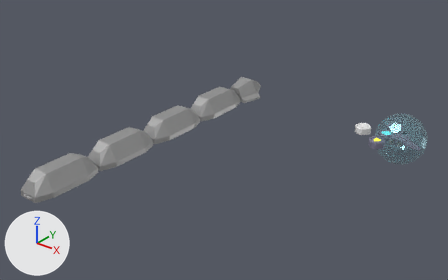
Renders of the Blender file Art/coreship.blend from each side of a commit.
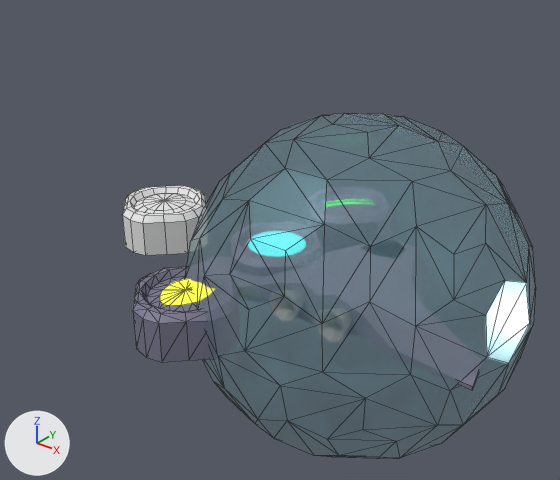
Old and new are each drawn whole from a 50 mm camera at (41.0, -105.9, 52.2) aimed at (-23.1, -25.8, 2.5) and again close up from a 50 mm camera at (10.6, -16.9, 11.1) aimed at (-2.1, -1.0, 1.2). The lights are fixed; the arrows at lower left show +X, +Y and +Z. The close-ups show mesh edges as thin lines.

The older version as bpy lines, for what is in view:
```python
me_cube = bpy.data.meshes.new('Cube')
me_cube.from_pydata(...)  # 129 vertices, 126 faces, 1 loose edge; spans x -4.79..4.79, y -2.5..3.5, z -0.7..0.8
me_cube.polygons.foreach_set('use_smooth', [True] * 126)
# faces by material slot: [52, 66, 8]
me_cube.materials.append(mat_hull)  # grey #817f96
me_cube.materials.append(mat_metal)  # grey #b8b8b8
me_cube.materials.append(mat_glass)  # dark blue #0d132e
me_cube_010 = bpy.data.meshes.new('Cube.010')
me_cube_010.from_pydata(...)  # 98 vertices, 114 faces; spans x -1.6..1.6, y -1.6..1.6, z -0.84..0.56
me_cube_010.polygons.foreach_set('use_smooth', [True] * 114)
# faces by material slot: [98, 16]
me_cube_010.materials.append(mat_hull)  # grey #817f96
me_cube_010.materials.append(mat_poweruparmor)  # yellow #ebe73b
me_gd_mesh = bpy.data.meshes.new('GD_mesh')
me_gd_mesh.from_pydata(...)  # 180 vertices, 92 faces; spans x -4.96..4.96, y -4.99..4.99, z -4.92..4.92
me_gd_mesh.materials.append(mat_playershield)  # cyan #9cdbe7
ob_playershield = bpy.data.objects.new('PlayerShield', me_gd_mesh)
ob_playershield.location = (0.0, 0.0, 0.0)
_m = ob_playershield.modifiers.new('Triangulate', 'TRIANGULATE')
ob_playership = bpy.data.objects.new('PlayerShip', me_cube)
ob_playership.location = (0.0, 0.0, 0.0)
_m = ob_playership.modifiers.new('EdgeSplit', 'EDGE_SPLIT')
_m = ob_playership.modifiers.new('Triangulate', 'TRIANGULATE')
ob_poweruparmor = bpy.data.objects.new('PowerupArmor', me_cube_010)
ob_poweruparmor.location = (-3.0, -4.0, 0.0)
_m = ob_poweruparmor.modifiers.new('EdgeSplit', 'EDGE_SPLIT')
_m = ob_poweruparmor.modifiers.new('Triangulate', 'TRIANGULATE')
# also in view: 'PowerupTemplate' at (-8.0, 0.0, -0.1)
```
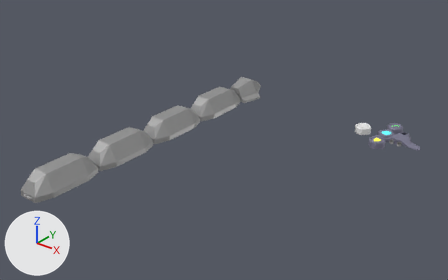
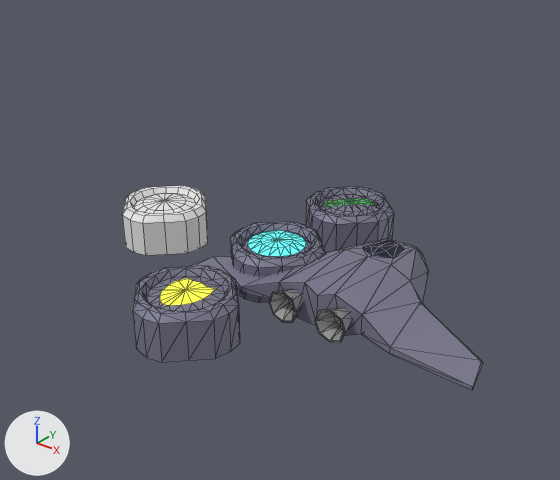
Boxes (x1, y1, x2, y2) around the edits, measured in the close-ups (560 x 480 px; the box of a moved part takes in the faces that stretch with it):
'PlayerShield', hidden: before (185, 113, 536, 459)
'PlayerShip', reshaped: before (458, 371, 478, 390); after (190, 238, 483, 390)
part 1 of me_cube, moved or reshaped (not visible before): after (346, 238, 416, 265)
'PowerupLasers', unchanged, uncovered by the edit: after (306, 187, 394, 253)
'PowerupShield', unchanged, uncovered by the edit: after (231, 222, 325, 303)

The change in detail:
me_cube is used by ob_playership; location (0.0, 0.0, 0.0).
me_cube had 129 vertices, 126 faces, 1 loose edge and spanned x -4.79..4.79, y -2.5..3.5, z -0.7..0.8.
me_cube now has 129 vertices, 128 faces, 1 loose edge and spans x -4.79..4.79, y -2.5..3.5, z -0.7..0.8.
Part 1, on me_cube:
8 faces are deleted.
9 vertices move from x -0.6..0.6, y 0.81..2.04, z 0.47..0.75 to x -0.55..0.55, y 0.72..2.04, z 0.47..0.75.
10 new faces join them, mat_glass (dark blue #0d132e).
Object 'PlayerShield' (ob_playershield) is now hidden.
